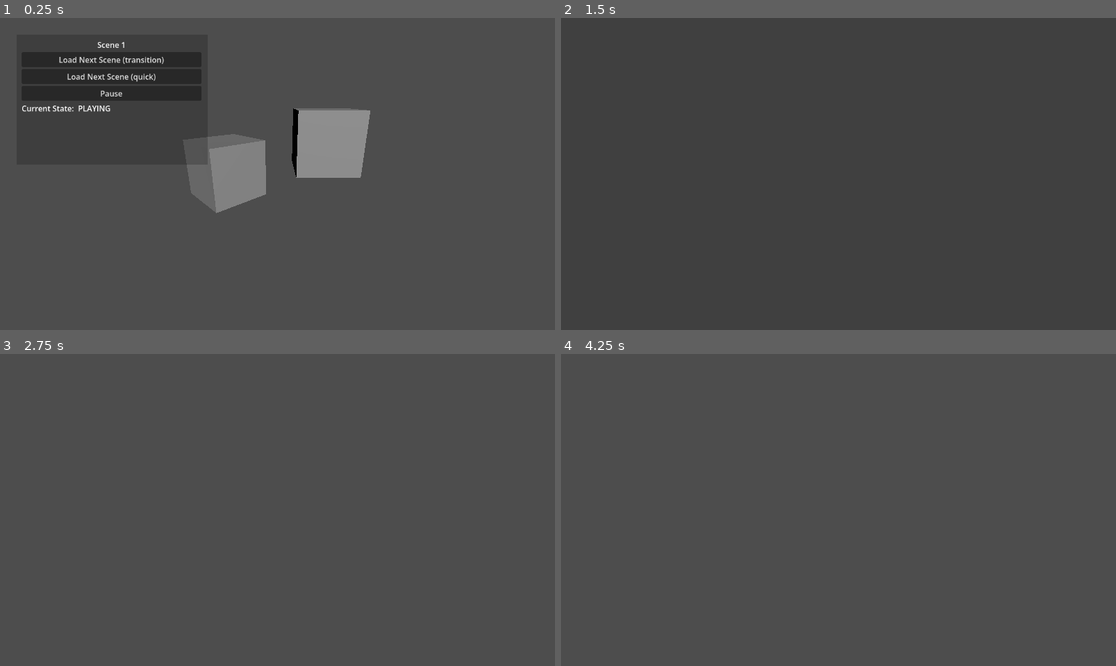
Above: before the commit, frames 1-4 (two rows, left to right).
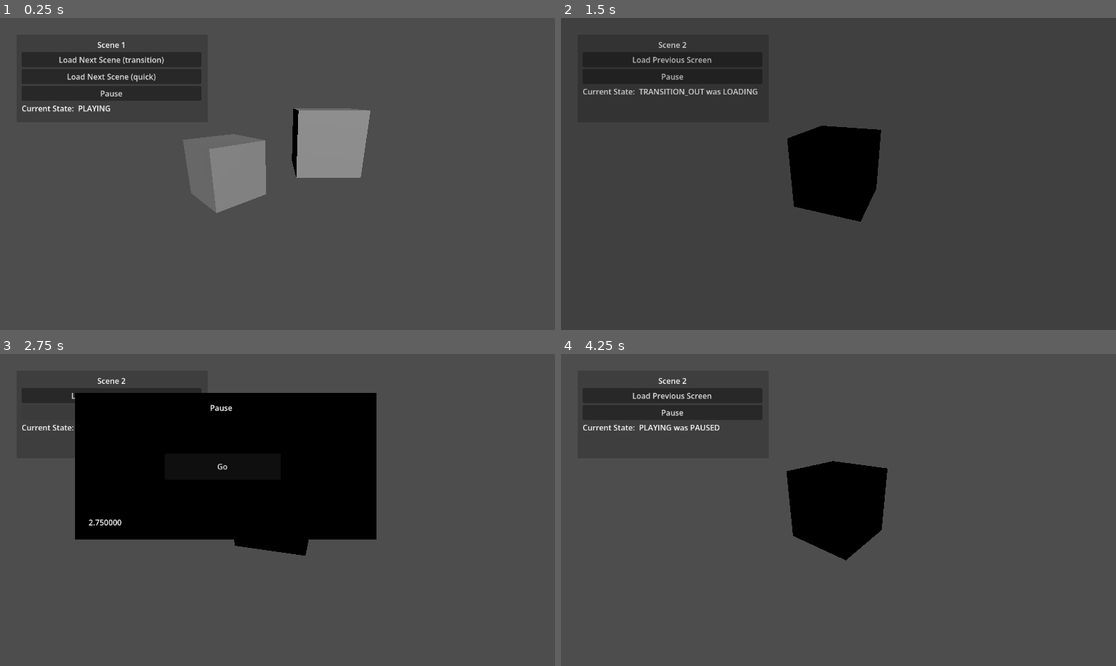
Above: after the commit, the same moments.

Repository: WorldOfRichey/SceneManager
Game: Godot game, scene res://demo/startup.tscn
Same seed, same stepped clock (60 frames per second), same inputs: the game is played once before the commit and once after it.
Inputs (mouse positions are in pixels of both pictures, inside the frame that each line leads up to):
- Up to frame 1 (0.25 s): no input
- Up to frame 2 (1.5 s): click "Load Next Scene (transition)" at 0.5 s; click (672, 58) at 1.25 s, where only the run after the commit has a clickable "Load Previous Screen"
- Up to frame 3 (2.75 s): click (111, 413) at 2 s, where only the run after the commit has a clickable "Pause"
- Up to frame 4 (4.25 s): click (783, 466) at 2.75 s, where only the run after the commit has a clickable "Go"

The runs differ from the first frame. In frame 2, 7.5% of the frame differs, in the area x 3-58%, y 7-66%; in frame 3, 27%, in the area x 3-68%, y 7-65%; in frame 4, 7.8%.

Commit message:
Scene 2 tidy up

Diff:
--- a/demo/scene1.tscn
+++ b/demo/scene1.tscn
@@ -41,7 +41,7 @@
 offset_left = 35.0
 offset_top = 34.0
 offset_right = 431.0
-offset_bottom = 304.0
+offset_bottom = 217.0
 color = Color(0, 0, 0, 0.19607843)
 metadata/_edit_lock_ = true
 
--- a/demo/scene2.tscn
+++ b/demo/scene2.tscn
@@ -1,3 +1,74 @@
 [gd_scene format=3 uid="uid://byh8rpcbufiah"]
 
+[ext_resource type="Script" uid="uid://ciet3vnh5tqdg" path="res://demo/rotate.gd" id="1_ipi22"]
+[ext_resource type="Script" uid="uid://b27466fgjbjju" path="res://demo/scene2_menu.gd" id="2_qq6qm"]
+[ext_resource type="Script" uid="uid://c1bknpvjnkvws" path="res://demo/current_state_label.gd" id="3_gt7k2"]
+
+[sub_resource type="BoxMesh" id="BoxMesh_f40oe"]
+
 [node name="Node3D" type="Node3D" unique_id=1802502524]
+
+[node name="Rotating Cube" type="MeshInstance3D" parent="." unique_id=1706138397]
+mesh = SubResource("BoxMesh_f40oe")
+script = ExtResource("1_ipi22")
+
+[node name="Camera3D" type="Camera3D" parent="." unique_id=1482171253]
+transform = Transform3D(1, 0, 0, 0, 0.9197256, 0.39256185, 0, -0.39256185, 0.9197256, 0, 1.0941801, 2.8141687)
+
+[node name="Menu" type="Control" parent="." unique_id=425340268]
+layout_mode = 3
+anchors_preset = 15
+anchor_right = 1.0
+anchor_bottom = 1.0
+grow_horizontal = 2
+grow_vertical = 2
+script = ExtResource("2_qq6qm")
+
+[node name="ColorRect" type="ColorRect" parent="Menu" unique_id=831505195]
+layout_mode = 0
+offset_left = 35.0
+offset_top = 34.0
+offset_right = 431.0
+offset_bottom = 217.0
+color = Color(0, 0, 0, 0.19607843)
+metadata/_edit_lock_ = true
+
+[node name="VBoxContainer" type="VBoxContainer" parent="Menu/ColorRect" unique_id=923624280]
+layout_mode = 1
+anchors_preset = 15
+anchor_right = 1.0
+anchor_bottom = 1.0
+offset_left = 10.0
+offset_top = 10.0
+offset_right = -12.929993
+offset_bottom = -14.925003
+grow_horizontal = 2
+grow_vertical = 2
+
+[node name="Title" type="Label" parent="Menu/ColorRect/VBoxContainer" unique_id=1176268778]
+layout_mode = 2
+text = "Scene 2"
+horizontal_alignment = 1
+
+[node name="LoadPrevSceneButton" type="Button" parent="Menu/ColorRect/VBoxContainer" unique_id=406828444]
+layout_mode = 2
+text = "Load Previous Screen"
+
+[node name="PauseButton" type="Button" parent="Menu/ColorRect/VBoxContainer" unique_id=1366003595]
+layout_mode = 2
+text = "Pause"
+
+[node name="HBoxContainer" type="HBoxContainer" parent="Menu/ColorRect/VBoxContainer" unique_id=1766701683]
+layout_mode = 2
+
+[node name="Label" type="Label" parent="Menu/ColorRect/VBoxContainer/HBoxContainer" unique_id=1818062300]
+layout_mode = 2
+text = "Current State: "
+
+[node name="CurrentStateLabel" type="Label" parent="Menu/ColorRect/VBoxContainer/HBoxContainer" unique_id=1460666127]
+layout_mode = 2
+text = "Playing"
+script = ExtResource("3_gt7k2")
+
+[connection signal="pressed" from="Menu/ColorRect/VBoxContainer/LoadPrevSceneButton" to="Menu" method="_on_load_prev_scene_button_pressed"]
+[connection signal="pressed" from="Menu/ColorRect/VBoxContainer/PauseButton" to="Menu" method="_on_pause_button_pressed"]
--- /dev/null
+++ b/demo/scene2_menu.gd
@@ -0,0 +1,7 @@
+extends Node
+
+func _on_load_prev_scene_button_pressed():
+	GameManager.scene_loader.load_scene_quick("res://demo/scene1.tscn")
+
+func _on_pause_button_pressed():
+	GameManager.pause_game("SimplePause")
Not shown, added: demo/scene2_menu.gd.uid
